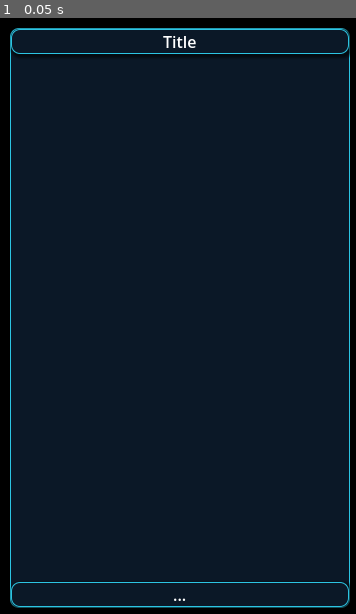
Above: before the commit, frame 1.
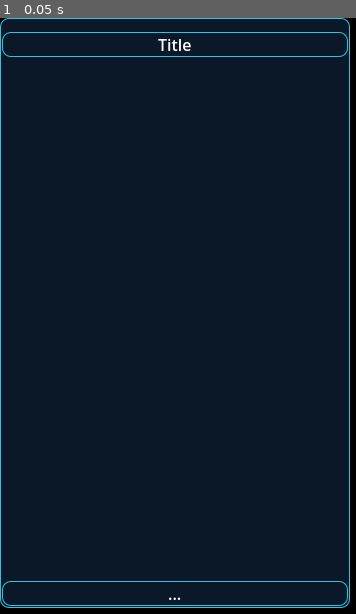
Above: after the commit, the same moment.

Repository: Rac0lW/DeskPet
Game: Godot game, scene res://main.tscn
Two runs of this game, one before a commit and one after it. Both use one fixed random seed, a clock stepped at 60 frames per second and the inputs below.
Inputs:
- Up to frame 1 (0.05 s): no input

The runs differ from the first frame. In frame 1, 6.5% of the frame differs, in the area x 0-99%, y 0-99%.

Commit message:
Update: Change some displays of the icon.

Diff:
--- a/blue_border_deepblue_bg.tres
+++ b/blue_border_deepblue_bg.tres
@@ -1,6 +1,10 @@
 [gd_resource type="StyleBoxFlat" format=3 uid="uid://d2x5lbrl48aik"]
 
 [resource]
+content_margin_left = 2.0
+content_margin_top = 2.0
+content_margin_right = 2.0
+content_margin_bottom = 2.0
 bg_color = Color(0.0434418, 0.0936388, 0.152344, 1)
 border_width_left = 1
 border_width_top = 1
--- a/drag.gd
+++ b/drag.gd
@@ -18,7 +18,6 @@
 				is_draging = false
 
 
-
 func _process(delta: float) -> void:
 	if is_draging == false:
 		return
--- a/main.tres
+++ b/main.tres
@@ -1,7 +1,19 @@
-[gd_resource type="Theme" load_steps=2 format=3 uid="uid://kwav5ecavs0r"]
+[gd_resource type="Theme" load_steps=3 format=3 uid="uid://kwav5ecavs0r"]
 
 [ext_resource type="StyleBox" uid="uid://d2x5lbrl48aik" path="res://blue_border_deepblue_bg.tres" id="1_8cl5a"]
 
+[sub_resource type="StyleBoxFlat" id="StyleBoxFlat_g3u0y"]
+bg_color = Color(0.0434418, 0.0936388, 0.152344, 1)
+border_width_left = 1
+border_width_top = 1
+border_width_right = 1
+border_width_bottom = 1
+border_color = Color(0.173187, 0.769655, 0.886719, 1)
+corner_radius_top_left = 8
+corner_radius_top_right = 8
+corner_radius_bottom_right = 8
+corner_radius_bottom_left = 8
+
 [resource]
-Label/styles/normal = ExtResource("1_8cl5a")
+Label/styles/normal = SubResource("StyleBoxFlat_g3u0y")
 PanelContainer/styles/panel = ExtResource("1_8cl5a")
--- a/main.tscn
+++ b/main.tscn
@@ -24,8 +24,6 @@
 grow_horizontal = 2
 grow_vertical = 2
 mouse_filter = 2
-theme_override_constants/margin_left = 10
-theme_override_constants/margin_top = 10
 theme_override_constants/margin_right = 10
 theme_override_constants/margin_bottom = 10
 
@@ -35,6 +33,13 @@
 
 [node name="VBoxContainer" type="VBoxContainer" parent="MarginContainer/PanelContainer"]
 layout_mode = 2
+
+[node name="HBoxContainer" type="HBoxContainer" parent="MarginContainer/PanelContainer/VBoxContainer"]
+layout_mode = 2
+
+[node name="HSeparator2" type="HSeparator" parent="MarginContainer/PanelContainer/VBoxContainer"]
+layout_mode = 2
+theme_override_styles/separator = SubResource("StyleBoxEmpty_t3p5s")
 
 [node name="Label" type="Label" parent="MarginContainer/PanelContainer/VBoxContainer"]
 layout_mode = 2
@@ -54,6 +59,7 @@
 layout_mode = 2
 mouse_filter = 0
 mouse_default_cursor_shape = 6
+theme = ExtResource("1_5rrya")
 text = "..."
 horizontal_alignment = 1
 
